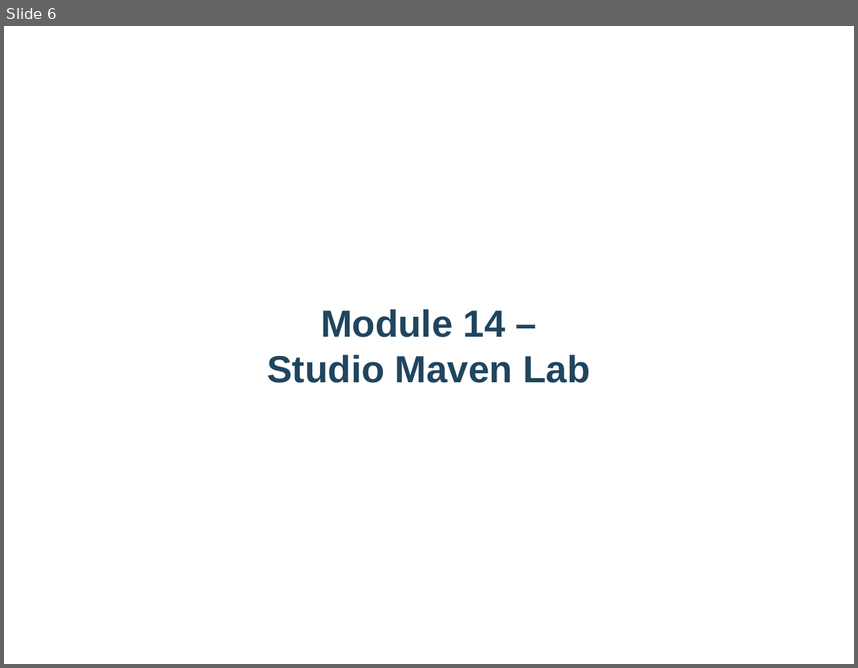
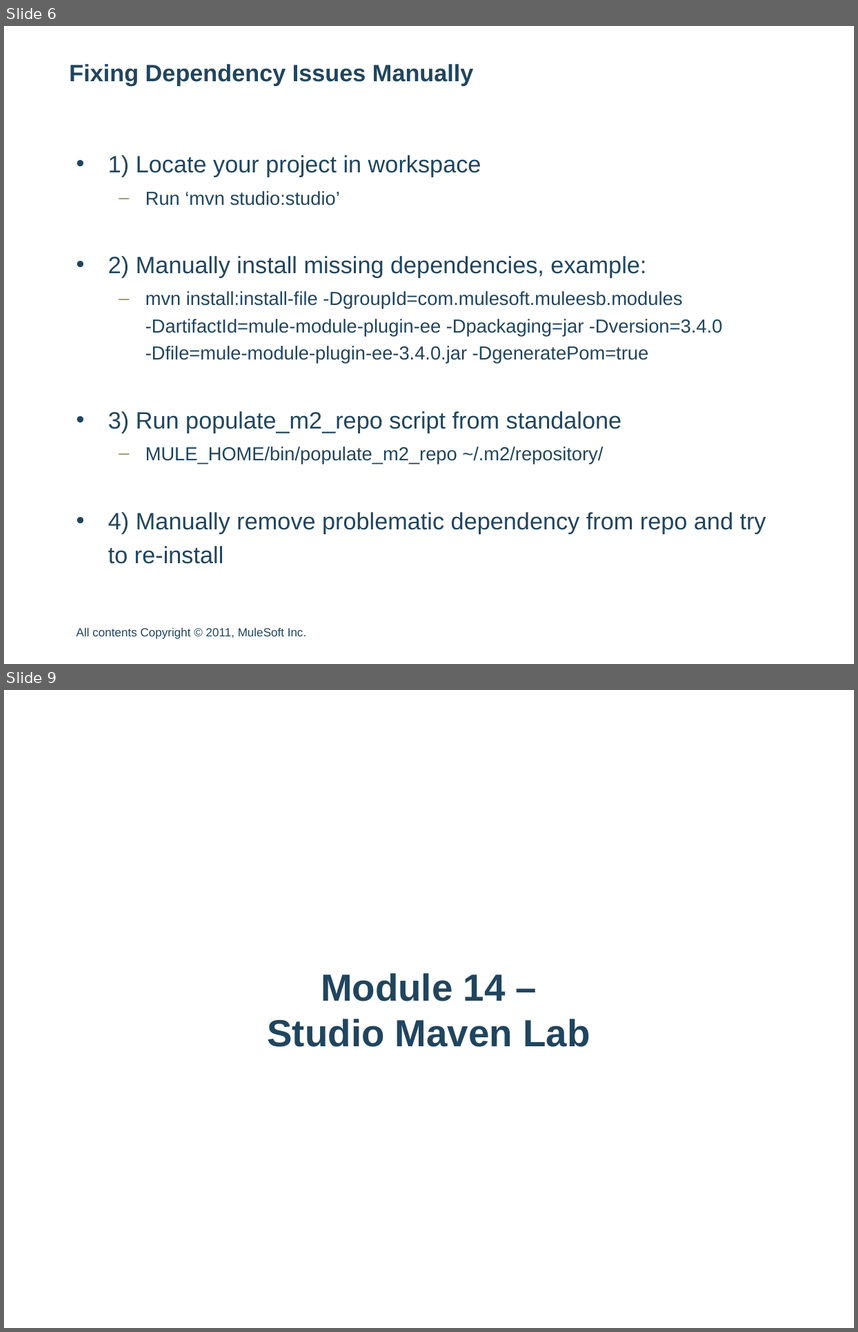
Before and after one commit to ricston-git/mule-training-3.4-upgrade, a slide deck: 14-01 Studio Maven Support.pptx. Shown one above the other, each under a label of ours: slide 6 before the commit, slides 6 and 9 after it; the slides between them are not shown. The pictures are 858x668 and 858x1332 pixels, drawn with LibreOffice and Linux fonts; fonts in the diff are those of the drawing; background and template pictures are left out. Boxes give left, top, right and bottom in pixels: in the first picture for what was removed or moved away, otherwise in the second. Text is boxed around its words. In the diff, an @@ line names an element or a change of style, - is before the commit and + after.

```diff
--- a/14-01 Studio Maven Support.pptx
+++ b/14-01 Studio Maven Support.pptx
@@ slide 6 added at bbox=[4, 26, 854, 664], background picture (left out) @@
@@ title added at bbox=[69, 64, 474, 85], 20 pt, text #20455E, bold @@
+Fixing Dependency Issues Manually
@@ text added at bbox=[108, 155, 766, 564], 16 pt, text #20455E @@
+• 1) Locate your project in workspace
+  – Run ‘mvn studio:studio’
+• 2) Manually install missing dependencies, example:
+  – mvn install:install-file -DgroupId=com.mulesoft.muleesb.modules -DartifactId=mule-module-plugin-ee -Dpackaging=jar -Dversion=3.4.0 -Dfile=mule-module-plugin-ee-3.4.0.jar -DgeneratePom=true
+• 3) Run populate_m2_repo script from standalone
+  – MULE_HOME/bin/populate_m2_repo ~/.m2/repository/
+• 4) Manually remove problematic dependency from repo and try to re-install
@@ text added at bbox=[76, 627, 306, 639], 10 pt, text #20455E @@
+All contents Copyright © 2011, MuleSoft Inc.
@@ what was slide 6 is now slide 9 @@
```
Also in this commit, not shown: 3 slides changed, 2 other slides added.
